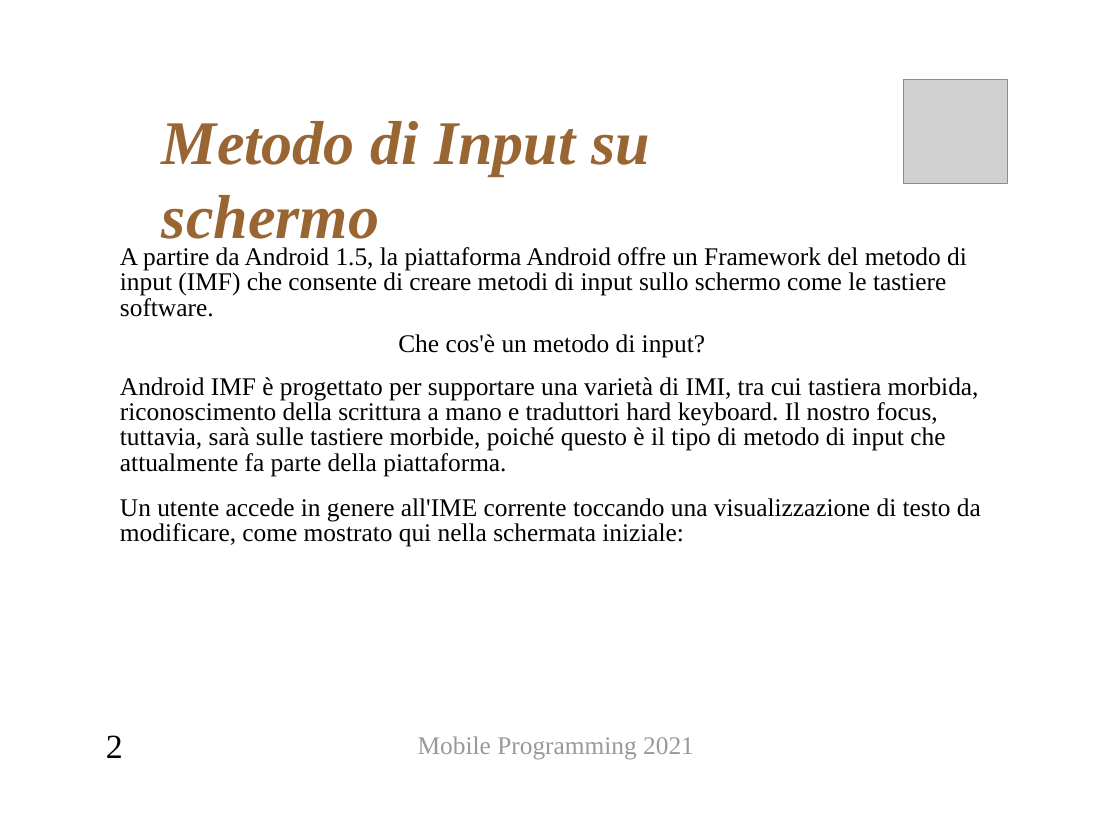
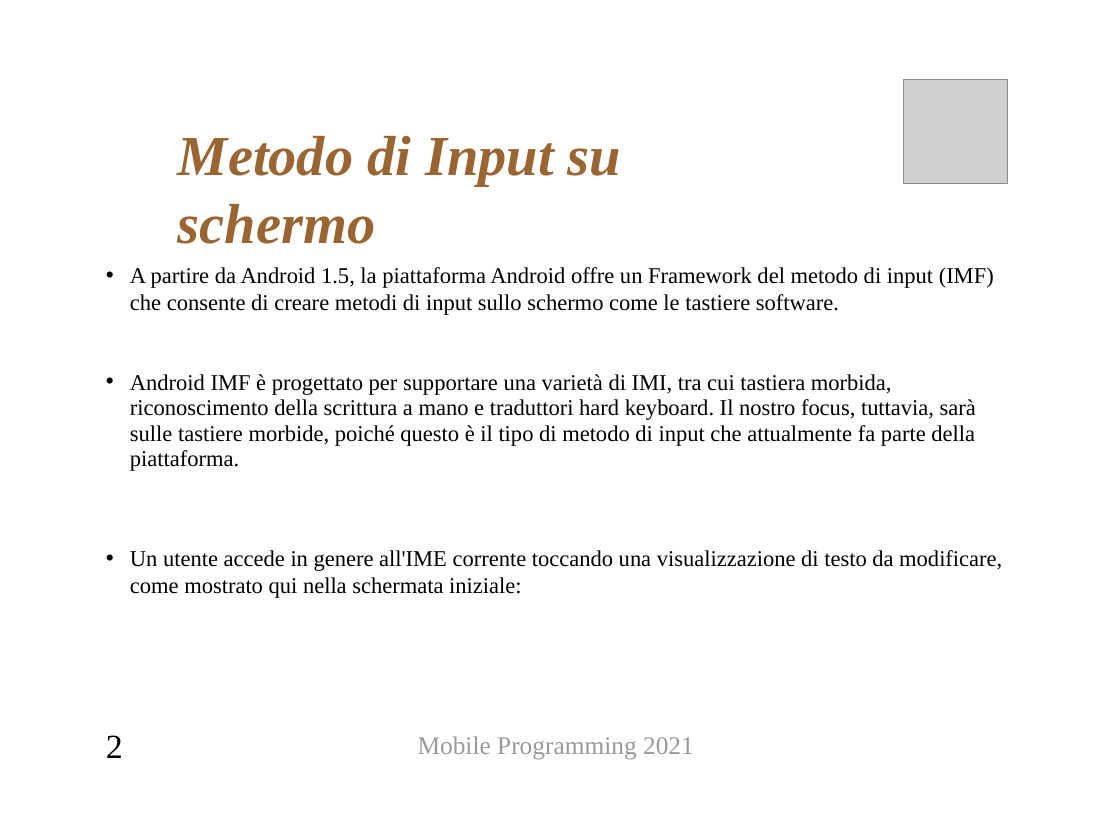
Before and after one commit to MagliariElio/Mobile-Programming, a slide deck: slide 2 of esonero/presentazioneElio.pptx. Drawn at 1120x840 pixels with LibreOffice and Linux fonts; fonts in the diff are those of the drawing; grey boxes stand for pictures; background and template pictures are left out. Boxes give left, top, right and bottom in pixels: in the first picture for what was removed or moved away, otherwise in the second. Text is boxed around its words. In the diff, an @@ line names an element or a change of style, - is before the commit and + after.

```diff
--- a/esonero/presentazioneElio.pptx
+++ b/esonero/presentazioneElio.pptx
@@ text "Metodo di Input su schermo": place and size @@
-text "Metodo di Input su schermo" at bbox=[162, 121, 650, 250]
+text "Metodo di Input su schermo" at bbox=[178, 136, 621, 244]
@@ text "Metodo di Input su schermo" at bbox=[178, 136, 621, 244]: size 44 to 40 pt @@
@@ text "A partire da Android 1.5, ...": place and size @@
-text "A partire da Android 1.5, ..." at bbox=[120, 247, 981, 547]
+text "A partire da Android 1.5, ..." at bbox=[130, 267, 1002, 598]
@@ text "A partire da Android 1.5, ..." at bbox=[130, 267, 1002, 598]: size 18 to 16 pt; bullet none to •; line spacing 18pt to 1; less space between paragraphs; more space between paragraphs; vertical alignment middle to top @@
@@ text at bbox=[398, 334, 705, 358]: paragraph removed @@
-Che cos'è un metodo di input?
```
Also in this commit, not shown: 2 other slides changed, 11 slides added, 1 other file.
